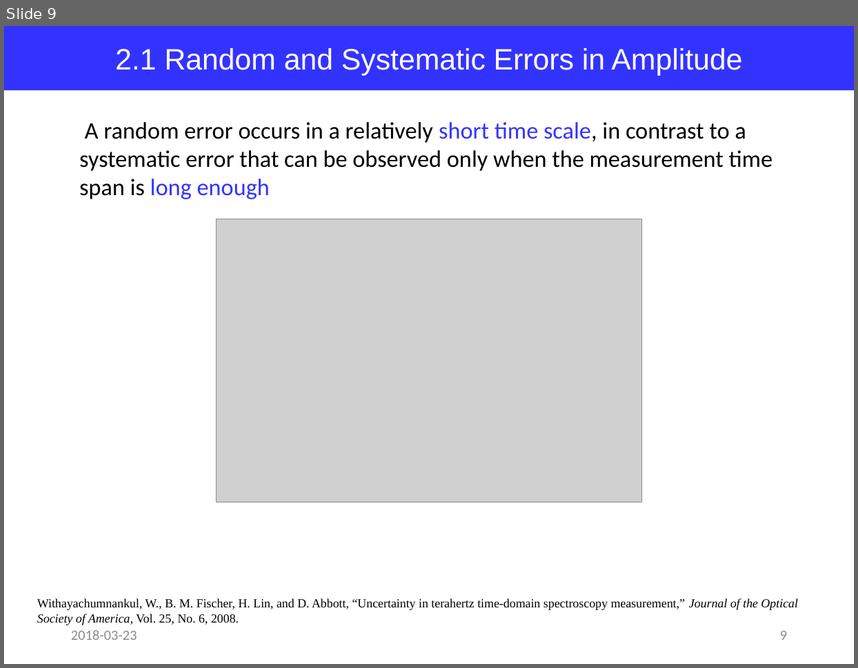
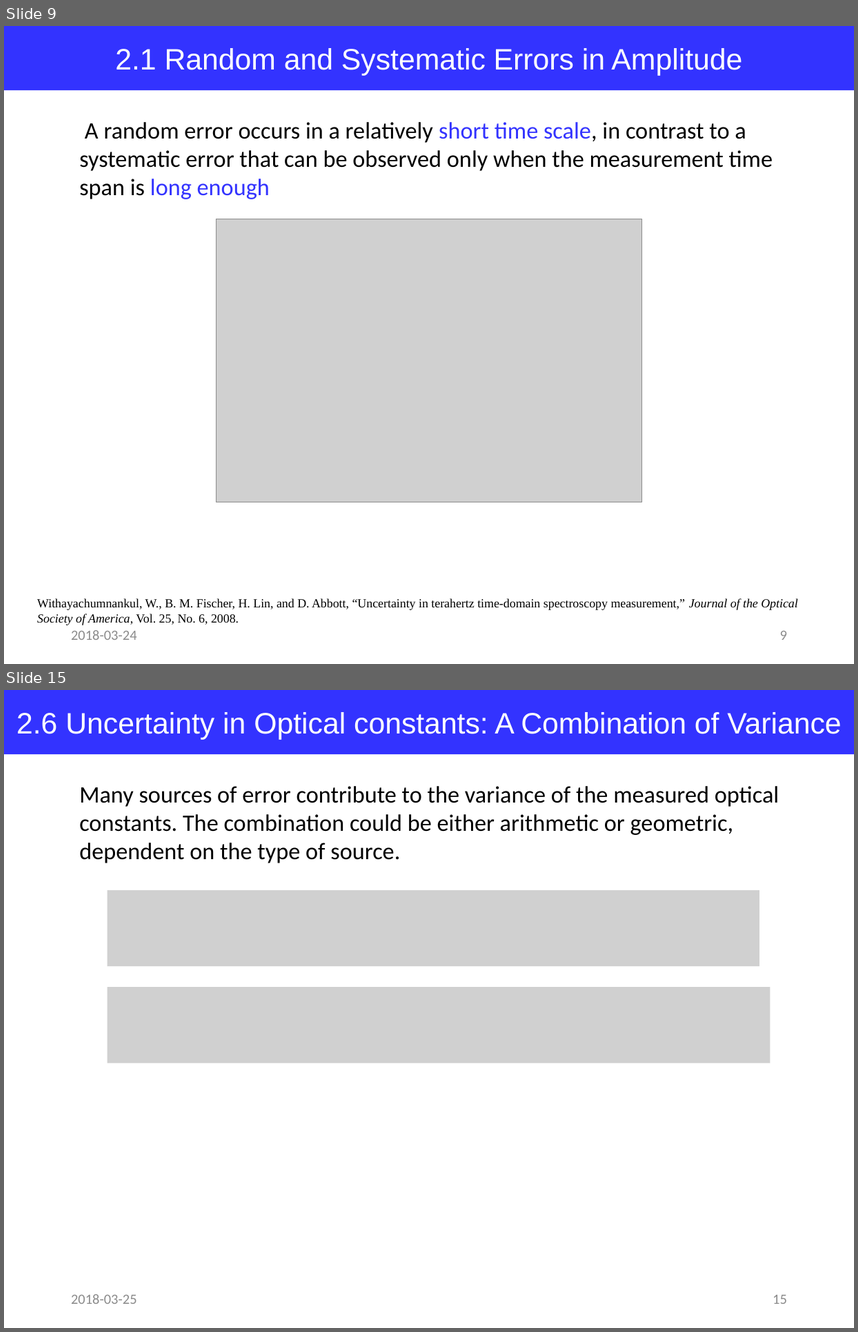
Before and after one commit to jglee96/NBTP_Lab, a slide deck: Terahertz Metrology/Ch4/Terahertz Metrology_Ch4.pptx. Shown one above the other, each under a label of ours: slide 9 before the commit, slides 9 and 15 after it; the slides between them are not shown. The pictures are 858x668 and 858x1332 pixels, drawn with LibreOffice and Linux fonts; fonts in the diff are those of the drawing; grey boxes stand for pictures. Boxes give left, top, right and bottom in pixels: in the first picture for what was removed or moved away, otherwise in the second. Text is boxed around its words. In the diff, an @@ line names an element or a change of style, - is before the commit and + after.

```diff
--- a/Terahertz Metrology/Ch4/Terahertz Metrology_Ch4.pptx
+++ b/Terahertz Metrology/Ch4/Terahertz Metrology_Ch4.pptx
@@ slide 15 added at bbox=[4, 690, 854, 1328], background #FFFFFF @@
@@ rectangle added at bbox=[4, 690, 854, 755], fill #3333FF, 25 pt, text #FFFFFF @@
+2.6 Uncertainty in Optical constants: A Combination of Variance
@@ text added at bbox=[79, 786, 779, 863], 20 pt, text #000000 @@
+Many sources of error contribute to the variance of the measured optical constants. The combination could be either arithmetic or geometric, dependent on the type of source.
@@ picture added at bbox=[107, 890, 759, 965] @@
@@ picture added at bbox=[107, 987, 770, 1063] @@
@@ text added at bbox=[71, 1294, 137, 1303], 12 pt, text #8C8C8C @@
+2018-03-25
@@ page number added at bbox=[773, 1294, 787, 1303], 12 pt, text #8C8C8C @@
+15
@@ slide 9 changed as well @@
@@ text at bbox=[71, 630, 137, 639]: text changed @@
-2018-03-23
+2018-03-24
```
Also in this commit, not shown: 10 other slides changed, 7 other slides added, 1 other file.
